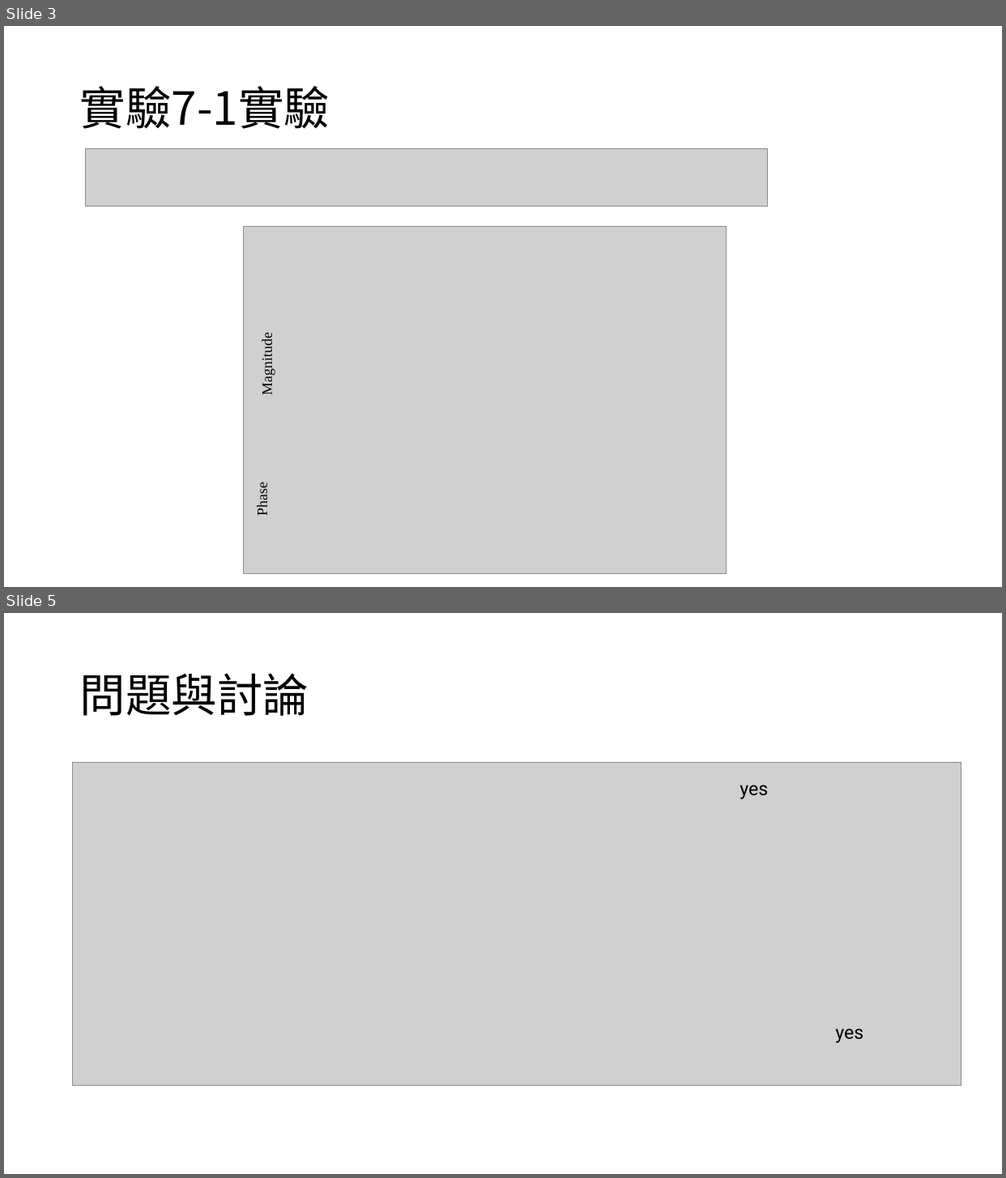
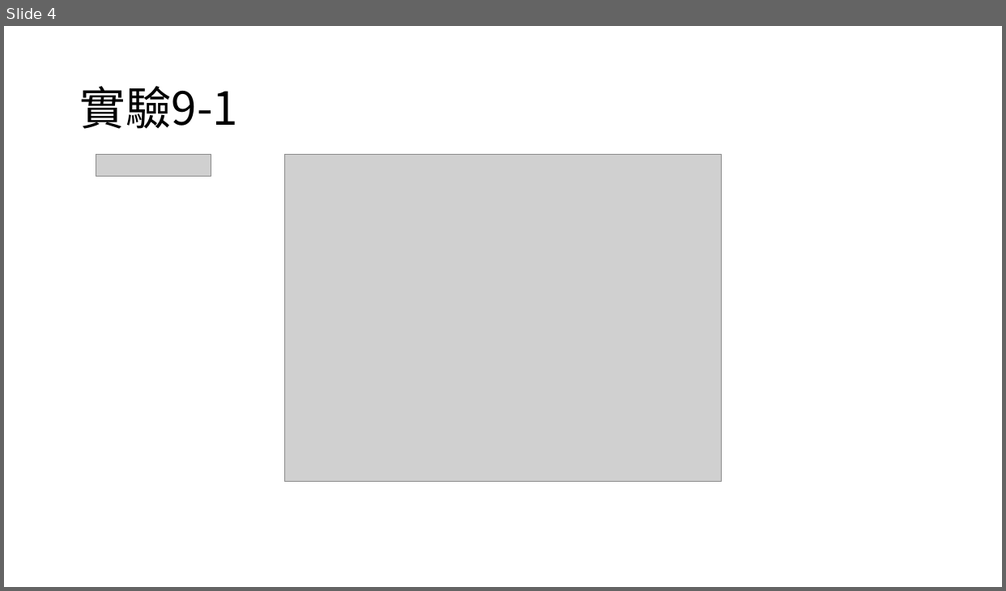
Before and after one commit to yeyi58095/control_lab, a slide deck: 實驗九/presentation/實驗九_第二組_葉彥辰_郭亮佑_蘇昱嘉.pptx. Shown one above the other, each under a label of ours: slides 3 and 5 before the commit, slide 4 after it; the slides between them are not shown. The pictures are 1006x1178 and 1006x591 pixels, drawn with LibreOffice and Linux fonts; fonts in the diff are those of the drawing; grey boxes stand for pictures. Boxes give left, top, right and bottom in pixels: in the first picture for what was removed or moved away, otherwise in the second. Text is boxed around its words. In the diff, an @@ line names an element or a change of style, - is before the commit and + after.

```diff
--- a/實驗九/presentation/實驗九_第二組_葉彥辰_郭亮佑_蘇昱嘉.pptx
+++ b/實驗九/presentation/實驗九_第二組_葉彥辰_郭亮佑_蘇昱嘉.pptx
@@ slide 5 removed at [4, 613, 1002, 1174], background #FFFFFF @@
@@ title removed at [80, 673, 309, 716] @@
-問題與討論
@@ picture removed at [73, 762, 961, 1085] @@
@@ text removed at [739, 785, 768, 799] @@
-yes
@@ text removed at [835, 1029, 863, 1043] @@
-yes
@@ what was slide 3 is now slide 4 @@
@@ slide 4 changed as well @@
@@ title at [80, 86, 238, 129]: text changed @@
-實驗7-1實驗
+實驗9-1
@@ picture removed at [86, 149, 769, 207] @@
@@ picture added at [96, 154, 211, 177] @@
@@ picture: place and size @@
-picture at [244, 227, 727, 574]
+picture at [285, 154, 721, 482]
@@ text removed at [259, 339, 275, 395] @@
-Magnitude
@@ text removed at [254, 485, 270, 515] @@
-Phase
```
Also in this commit, not shown: 1 other slide changed, 8 slides added, 5 other slides removed, 1 other file.
